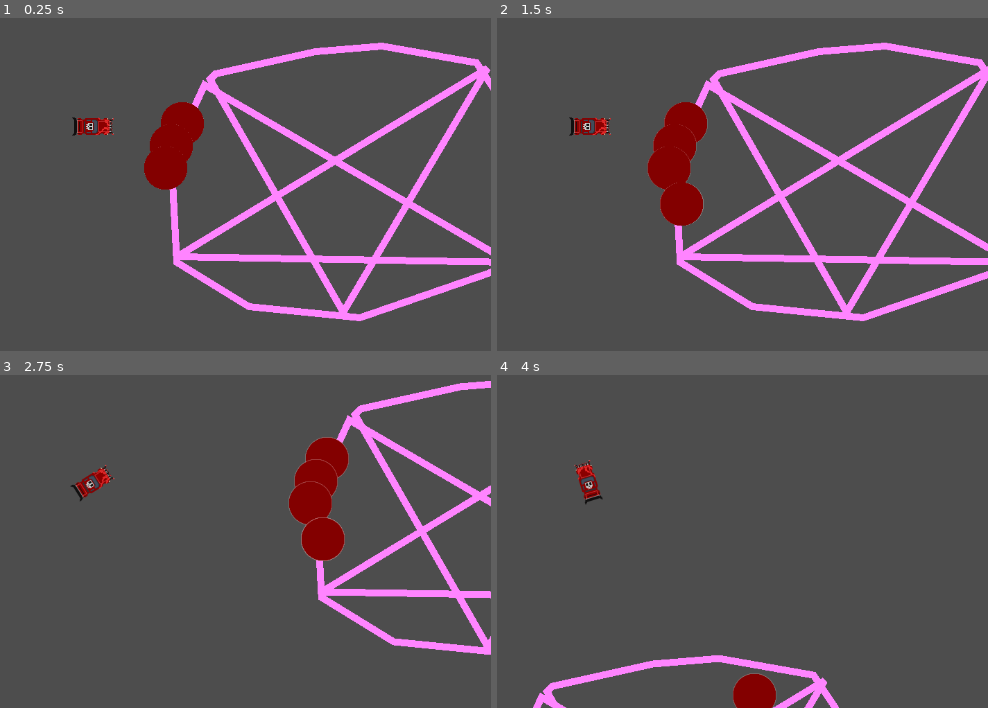
Above: before the commit, frames 1-4 (two rows, left to right).
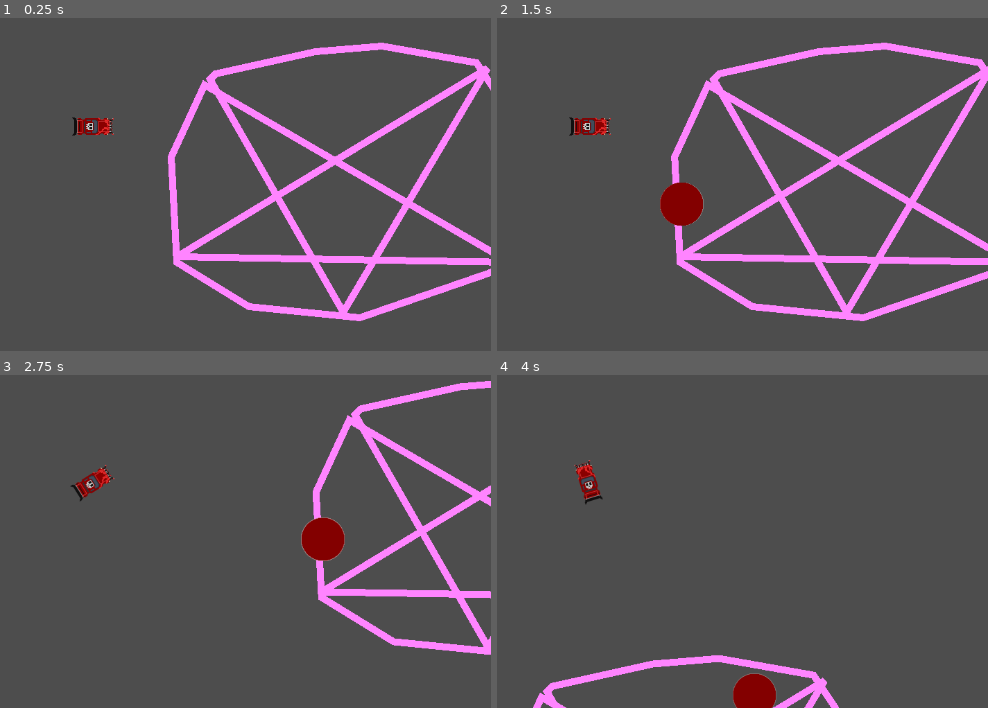
Above: after the commit, the same moments.

Repository: Beat1823/LudumDare55
Game: Godot game, scene res://Scenes/main_screen.tscn
Two runs of this game, one before a commit and one after it. Both use one fixed random seed, a clock stepped at 60 frames per second and the inputs below. The engine's default icon, where the game draws it, is replaced by a stand-in: a white triangle on a blue panel in a dark square.
Inputs (mouse positions are in pixels of both pictures, inside the frame that each line leads up to):
- Up to frame 1 (0.25 s): no input
- Up to frame 2 (1.5 s): tap Enter at 0.5 s; move the mouse to (762, 104) at 0.52 s; press the mouse at (762, 104) at 0.53 s; hold Right (turnRight) 0.53-1.28 s; tap Space at 1.25 s; move the mouse to (outside the picture) at 1.27 s; release the mouse at (outside the picture) at 1.28 s; hold Down (brake) from 1.28 s (still down); click (outside the picture) at 1.35 s
- Up to frame 3 (2.75 s): move the mouse to (171, 384) at 2.02 s; release Down (brake) at 2.03 s; press the mouse at (171, 384) at 2.03 s; hold Right (turnRight) from 2.03 s (still down)
- Up to frame 4 (4 s): move the mouse to (546, 574) at 2.77 s; release Right (turnRight) at 2.78 s; release the mouse at (546, 574) at 2.78 s; hold Up (accelerate) 2.78-3.53 s; click (546, 574) at 2.85 s; move the mouse to (825, 551) at 3.52 s; press the mouse at (825, 551) at 3.53 s; hold Left (turnLeft) from 3.53 s (still down)

The runs differ from the first frame. In frame 1, 2.1% of the frame differs, in the area x 29-42%, y 25-52%; in frame 2, 2.1%; in frame 3, 2.1%; in frame 4, nothing differs.
Error in both runs: Invalid access to property or key 'position' on a base object of type 'InputEventKey'. (res://Scenes/main_screen.gd:25)

Commit message:
remove hardcoded blood

Diff:
--- a/Scenes/main_screen.tscn
+++ b/Scenes/main_screen.tscn
@@ -40,13 +40,4 @@
 [node name="PedestrianSpawnLocation" type="PathFollow2D" parent="PedestrianPath"]
 position = Vector2(56, 64)
 
-[node name="Blood" parent="." instance=ExtResource("4_icjts")]
-position = Vector2(352, 240)
-
-[node name="Blood2" parent="." instance=ExtResource("4_icjts")]
-position = Vector2(336, 272)
-
-[node name="Blood3" parent="." instance=ExtResource("4_icjts")]
-position = Vector2(328, 304)
-
 [connection signal="timeout" from="PedestrianTimer" to="." method="_on_pedestrian_timer_timeout"]
Not shown: 1 places in Scenes/main_screen.tscn that only renumber resources
